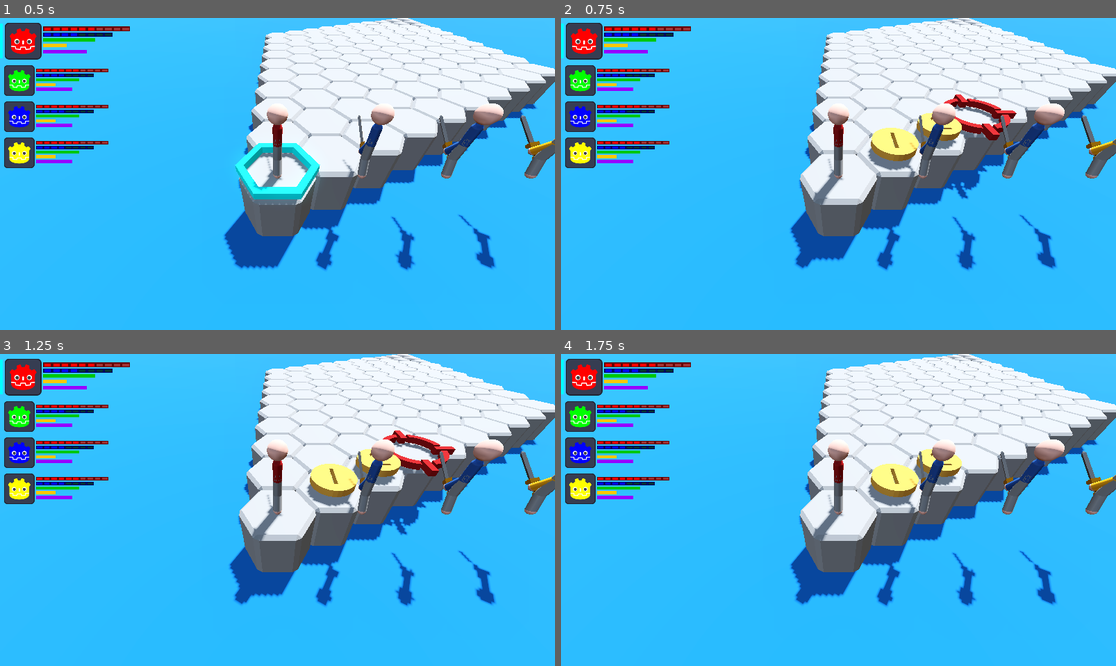
Above: before the commit, frames 1-4 (two rows, left to right).
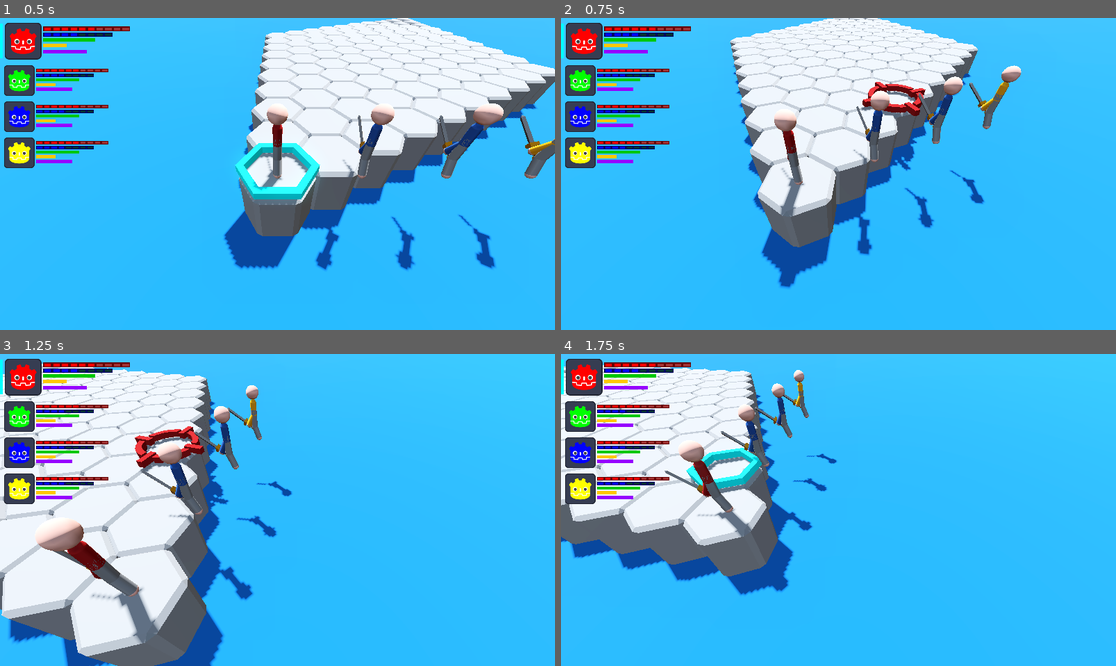
Above: after the commit, the same moments.

Repository: GuSoder/mini-turn-client
Game: Godot game, scene res://game/scenes/client1.tscn
Two runs of this game, one before a commit and one after it. Both use one fixed random seed, a clock stepped at 60 frames per second and the inputs below. This scene is started directly instead of the project's main scene.
Inputs (mouse positions are in pixels of both pictures, inside the frame that each line leads up to):
- Up to frame 1 (0.5 s): no input
- Up to frame 2 (0.75 s): tap Enter at 0.5 s; move the mouse to (960, 158) at 0.52 s; hold Right (ui_right) from 0.53 s (still down); hold Q from 0.53 s (still down); click (960, 158) at 0.67 s
- Up to frame 3 (1.25 s): keep holding Right (ui_right); keep holding Q; tap E at 0.8 s
- Up to frame 4 (1.75 s): move the mouse to (727, 525) at 1.27 s; release Right (ui_right) at 1.28 s; release Q at 1.28 s; hold Down (ui_down) from 1.28 s (still down); tap E at 1.35 s; click (727, 525) at 1.42 s; tap Q at 1.55 s

Frame 1 is identical in both runs. In frame 2, 31% of the frame differs, in the area x 30-100%, y 0-87%; in frame 3, 60%, in the area x 0-100%, y 0-100%; in frame 4, 49%.

Commit message:
Add camera controller for dolly with WASD movement, QE rotation, and scroll zoom
🤖 Generated with [Claude Code](https://claude.ai/code)

Co-Authored-By: Claude <noreply@anthropic.com>

Diff:
--- a/framework/scenes/rendering.tscn
+++ b/framework/scenes/rendering.tscn
@@ -1,4 +1,6 @@
-[gd_scene load_steps=4 format=3 uid="uid://ck4q5unpj0kjx"]
+[gd_scene load_steps=5 format=3 uid="uid://ck4q5unpj0kjx"]
+
+[ext_resource type="Script" path="res://scripts/camera_controller.gd" id="1_q8j5v"]
 
 [sub_resource type="ProceduralSkyMaterial" id="ProceduralSkyMaterial_uqh32"]
 sky_horizon_color = Color(0.662243, 0.671743, 0.686743, 1)
@@ -23,6 +25,7 @@
 shadow_enabled = true
 
 [node name="Dolly" type="Node3D" parent="."]
+script = ExtResource("1_q8j5v")
 
 [node name="Arm" type="Node3D" parent="Dolly"]
 transform = Transform3D(1, 0, 0, 0, 0.707107, 0.707107, 0, -0.707107, 0.707107, 0, 0, 0)
--- /dev/null
+++ b/scripts/camera_controller.gd
@@ -0,0 +1,57 @@
+extends Node3D
+
+@export var move_speed: float = 5.0
+@export var rotation_speed: float = 2.0
+@export var zoom_speed: float = 1.0
+@export var min_zoom: float = 2.0
+@export var max_zoom: float = 20.0
+
+@onready var hand: Node3D = $Arm/Hand
+
+func _ready():
+	pass
+
+func _process(delta):
+	handle_movement(delta)
+	handle_rotation(delta)
+
+func _input(event):
+	if event is InputEventMouseButton:
+		if event.button_index == MOUSE_BUTTON_WHEEL_UP:
+			zoom(-zoom_speed)
+		elif event.button_index == MOUSE_BUTTON_WHEEL_DOWN:
+			zoom(zoom_speed)
+
+func handle_movement(delta):
+	var input_vector = Vector2()
+
+	if Input.is_action_pressed("ui_left") or Input.is_key_pressed(KEY_A):
+		input_vector.x -= 1
+	if Input.is_action_pressed("ui_right") or Input.is_key_pressed(KEY_D):
+		input_vector.x += 1
+	if Input.is_action_pressed("ui_up") or Input.is_key_pressed(KEY_W):
+		input_vector.y -= 1
+	if Input.is_action_pressed("ui_down") or Input.is_key_pressed(KEY_S):
+		input_vector.y += 1
+
+	if input_vector != Vector2.ZERO:
+		input_vector = input_vector.normalized()
+		var movement = Vector3(input_vector.x, 0, input_vector.y) * move_speed * delta
+		translate(movement)
+
+func handle_rotation(delta):
+	var rotation_input = 0.0
+
+	if Input.is_key_pressed(KEY_Q):
+		rotation_input -= 1
+	if Input.is_key_pressed(KEY_E):
+		rotation_input += 1
+
+	if rotation_input != 0:
+		rotate_y(rotation_input * rotation_speed * delta)
+
+func zoom(amount):
+	if hand:
+		var current_z = hand.transform.origin.z
+		var new_z = clamp(current_z + amount, min_zoom, max_zoom)
+		hand.transform.origin.z = new_z
